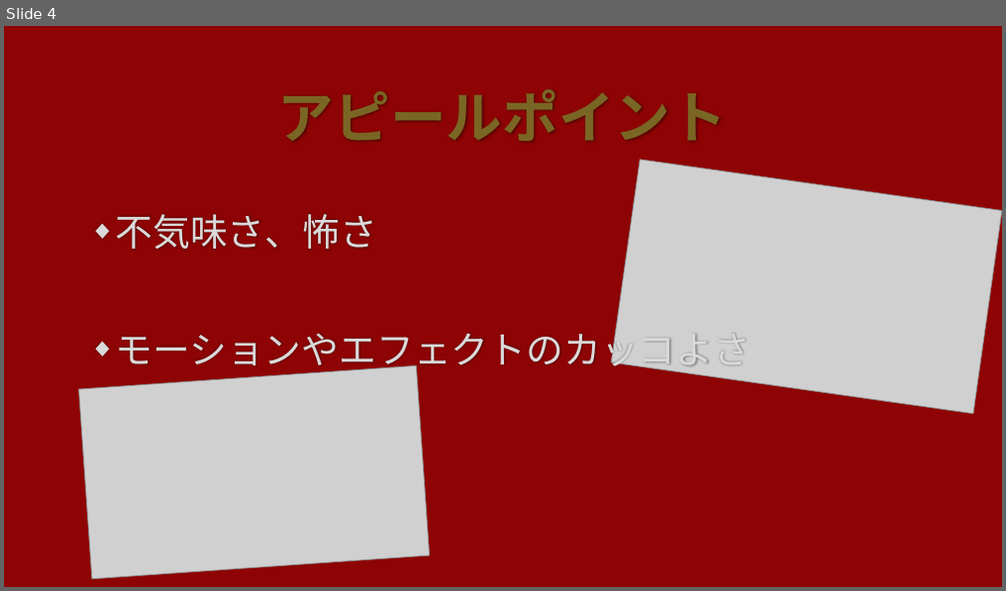
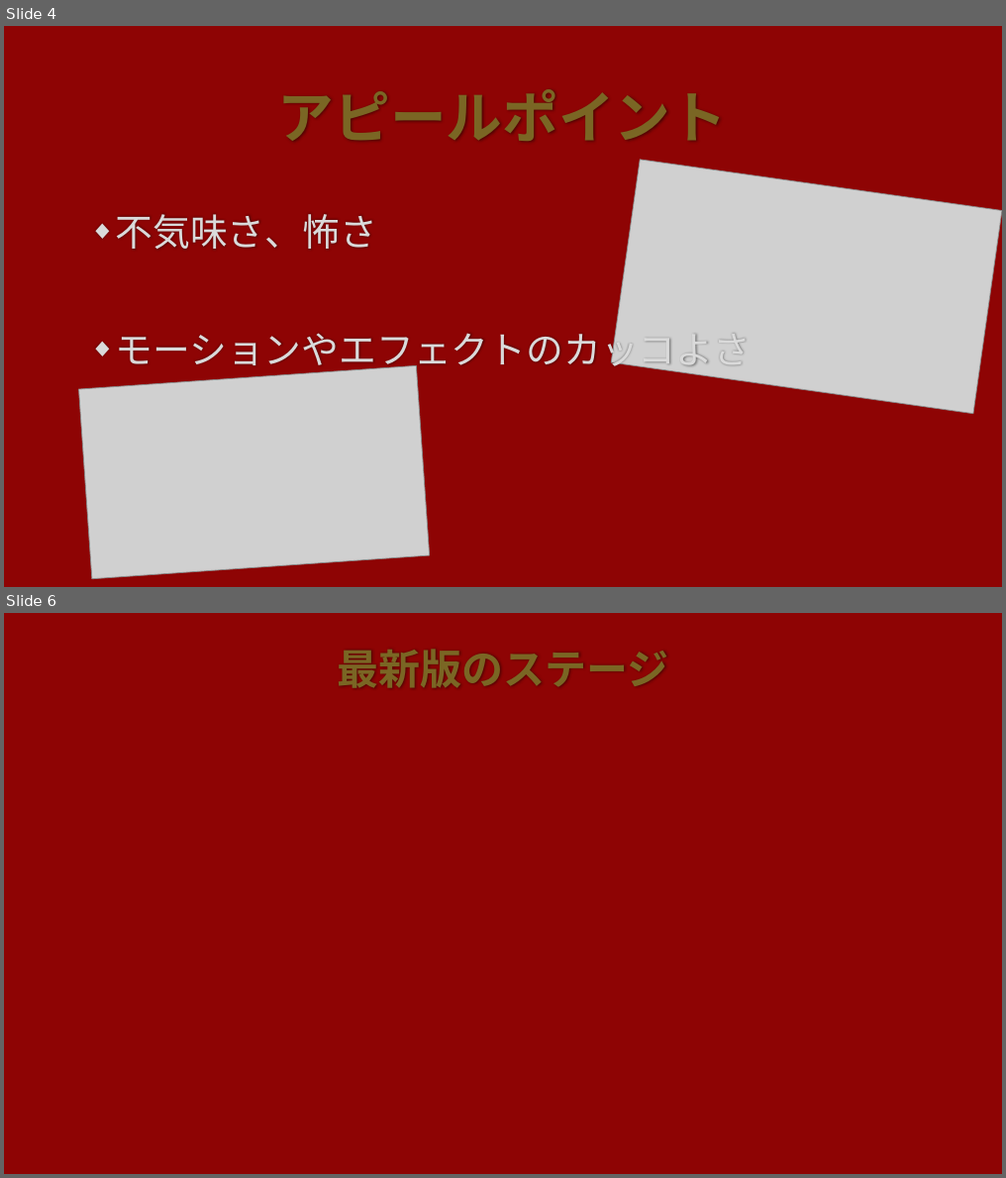
Before and after one commit to Kensaku-Hatori/TeamB, a slide deck: Stage/DEVASTATED CITY.pptx. Shown one above the other, each under a label of ours: slide 4 before the commit, slides 4 and 6 after it; the slides between them are not shown. The pictures are 1006x591 and 1006x1178 pixels, drawn with LibreOffice and Linux fonts; fonts in the diff are those of the drawing; grey boxes stand for pictures; background and template pictures are left out. Boxes give left, top, right and bottom in pixels: in the first picture for what was removed or moved away, otherwise in the second. Text is boxed around its words. In the diff, an @@ line names an element or a change of style, - is before the commit and + after.

```diff
--- a/Stage/DEVASTATED CITY.pptx
+++ b/Stage/DEVASTATED CITY.pptx
@@ slide 6 added at <box>4,613,1002,1174</box>, background picture (left out) @@
@@ title added at <box>338,649,669,688</box>, 40 pt, text #7A6624, bold @@
+最新版のステージ
```
Also in this commit, not shown: 2 other slides added, 2 other files.
